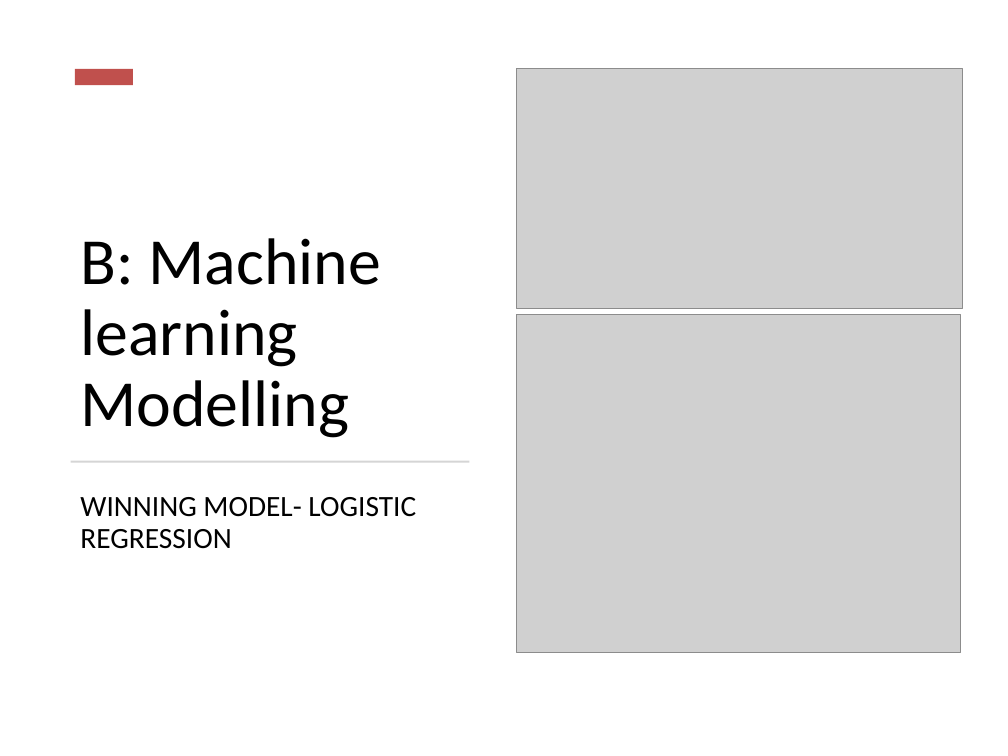
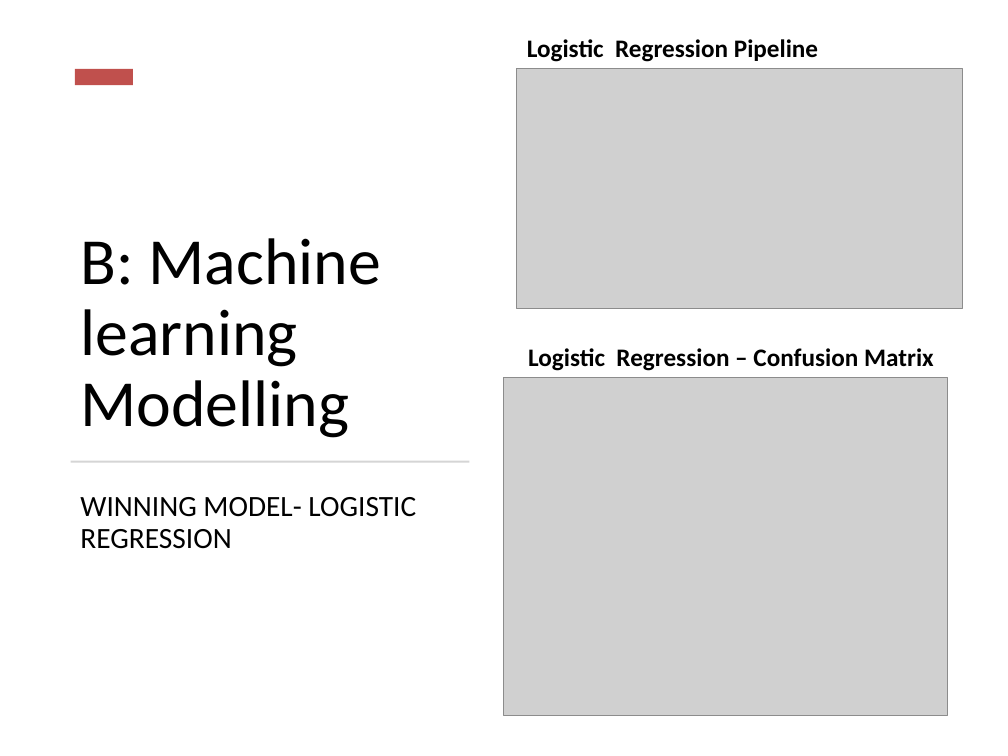
Before and after one commit to akampa-776/Predicting-10-Year-Cardiovascular-Events-Heart-Attack-or-Stroke--ML-DL-Model, a slide deck: slide 10 of FINAL_CVD_Risk_Prediction_Presentation -Animated.pptx. Drawn at 1008x756 pixels with LibreOffice and Linux fonts; fonts in the diff are those of the drawing; grey boxes stand for pictures. Boxes give left, top, right and bottom in pixels: in the first picture for what was removed or moved away, otherwise in the second. Text is boxed around its words. In the diff, an @@ line names an element or a change of style, - is before the commit and + after.

```diff
--- a/FINAL_CVD_Risk_Prediction_Presentation -Animated.pptx
+++ b/FINAL_CVD_Risk_Prediction_Presentation -Animated.pptx
@@ text added at (x1=527, y1=39, x2=818, y2=62), 18 pt, text #000000, bold @@
+Logistic Regression Pipeline
@@ text added at (x1=528, y1=348, x2=934, y2=371), 18 pt, text #000000, bold @@
+Logistic Regression – Confusion Matrix
@@ picture moved from (x1=517, y1=314, x2=961, y2=652) to (x1=504, y1=378, x2=948, y2=716) @@
```
Also in this commit, not shown: 5 other files.
